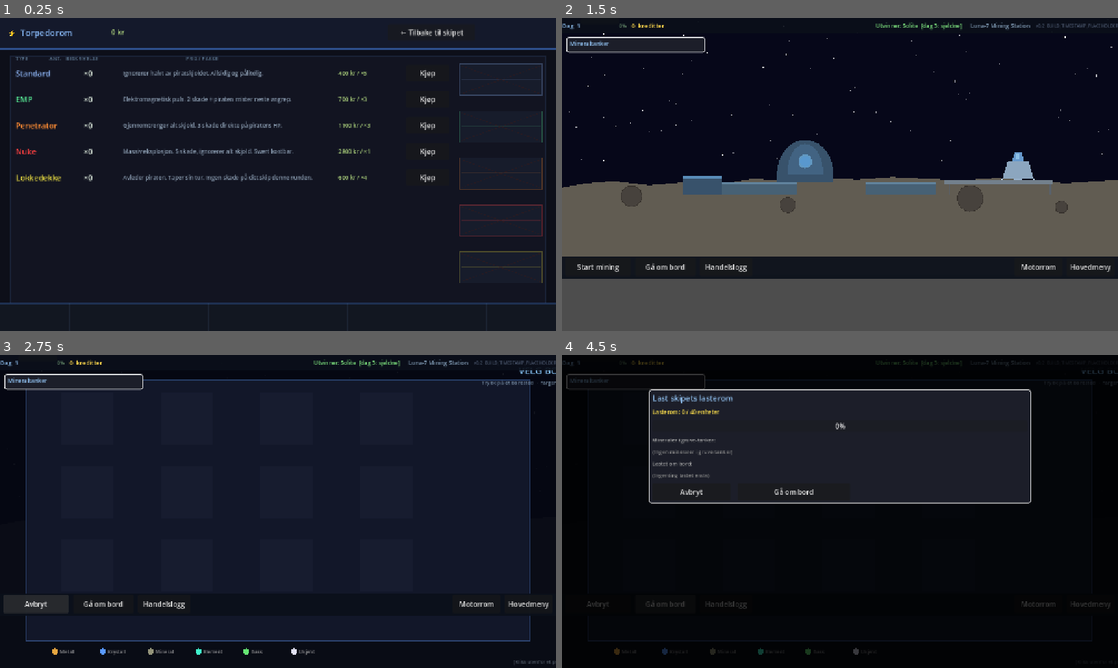
Above: before the commit, frames 1-4 (two rows, left to right).
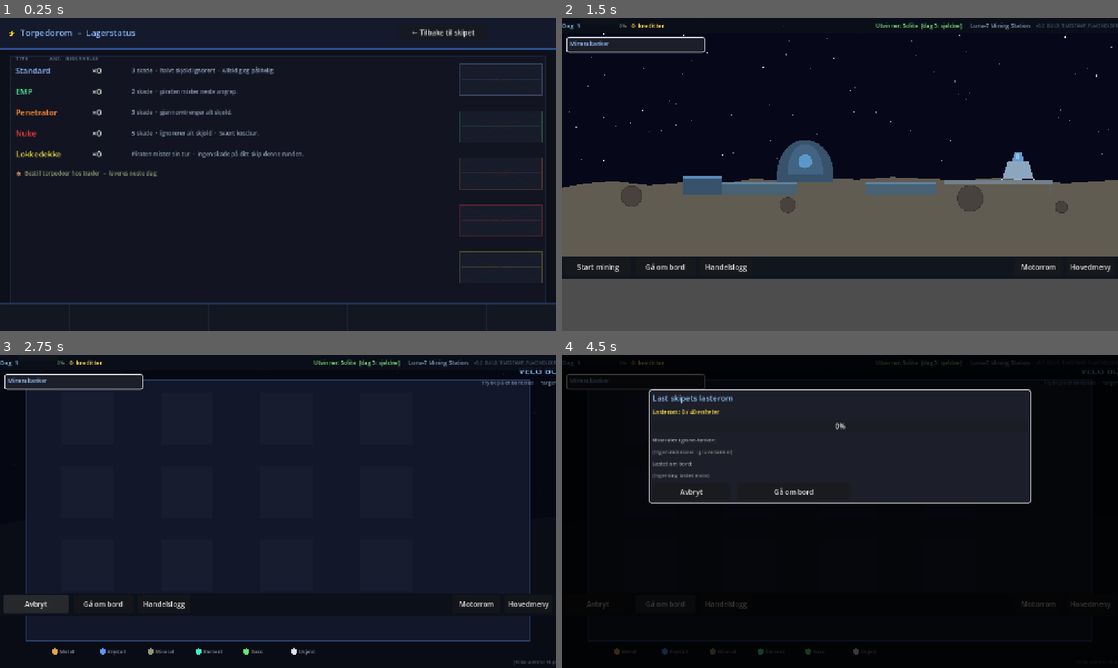
Above: after the commit, the same moments.

Repository: hansarne-lang/bruktbutikk
Game: Godot game, scene res://scenes/torpedo_room/TorpedoRoom.tscn
The game is run twice, just before and just after one commit, with the same random seed, the same clock (stepped at 60 frames per second) and the same inputs. This scene is started directly instead of the project's main scene.
Inputs:
- Up to frame 1 (0.25 s): no input
- Up to frame 2 (1.5 s): click "← Tilbake til skipet" at 0.5 s; click "← Tilbake til basen" at 1.25 s
- Up to frame 3 (2.75 s): click "Start mining" at 2 s
- Up to frame 4 (4.5 s): click "Avbryt" at 2.75 s; click "Start mining" at 3.5 s; click "Gå om bord" at 4.25 s

The runs differ from the first frame. In frame 1, 4.3% of the frame differs, in the area x 2-86%, y 3-53%; in frame 2, nothing differs; in frame 3, less than 0.1%; in frame 4, nothing differs.

Commit message:
refactor: torpedoer bestilles hos trader, TorpedoRoom er nå visning-bare

Diff:
--- a/scenes/torpedo_room/TorpedoRoom.tscn
+++ b/scenes/torpedo_room/TorpedoRoom.tscn
@@ -12,20 +12,11 @@
 theme_override_constants/separation = 24
 
 [node name="TitleLabel" type="Label" parent="UI/HUD"]
-text = "⚡  Torpedorom"
+text = "⚡  Torpedorom  –  Lagerstatus"
 theme_override_font_sizes/font_size = 20
 theme_override_colors/font_color = Color(0.55, 0.75, 1.0, 1)
 
 [node name="HudSpacer" type="Control" parent="UI/HUD"]
-layout_mode = 2
-custom_minimum_size = Vector2(40, 0)
-
-[node name="CreditsLabel" type="Label" parent="UI/HUD"]
-text = "0 kr"
-theme_override_font_sizes/font_size = 16
-theme_override_colors/font_color = Color(0.7, 0.85, 0.5, 1)
-
-[node name="HudSpacer2" type="Control" parent="UI/HUD"]
 layout_mode = 2
 custom_minimum_size = Vector2(560, 0)
 
@@ -35,16 +26,10 @@
 
 [node name="HeaderLine" type="Label" parent="UI"]
 position = Vector2(36, 84)
-text = "TYPE                ANT.   BESKRIVELSE                                                                 PRIS / PAKKE"
+text = "TYPE                ANT.   BESKRIVELSE"
 theme_override_font_sizes/font_size = 12
 theme_override_colors/font_color = Color(0.35, 0.45, 0.55, 1)
 
 [node name="TorpedoList" type="VBoxContainer" parent="UI"]
 position = Vector2(36, 108)
 theme_override_constants/separation = 22
-
-[node name="FeedbackLabel" type="Label" parent="UI"]
-position = Vector2(36, 668)
-visible = false
-text = ""
-theme_override_font_sizes/font_size = 16
--- a/scripts/torpedo_room/TorpedoRoom.gd
+++ b/scripts/torpedo_room/TorpedoRoom.gd
@@ -1,62 +1,29 @@
 extends Node2D
 ## Void Miner – Torpedorom
-## Kjøp og administrer ulike torpedotyper.
+## Viser nåværende torpedolager.
+## Torpedoer bestilles hos trader og leveres neste dag.
 
 const TORPEDO_CATALOG := [
-	{
-		"id":   "standard",
-		"name": "Standard",
-		"desc": "Ignorerer halvt av piratskjoldet. Allsidig og pålitelig.",
-		"col":  Color(0.55, 0.70, 0.95),
-		"qty":  5,
-		"cost": 400,
-	},
-	{
-		"id":   "emp",
-		"name": "EMP",
-		"desc": "Elektromagnetisk puls. 2 skade + piraten mister neste angrep.",
-		"col":  Color(0.35, 0.95, 0.60),
-		"qty":  3,
-		"cost": 700,
-	},
-	{
-		"id":   "penetrator",
-		"name": "Penetrator",
-		"desc": "Gjennomtrenger alt skjold. 3 skade direkte på piratens HP.",
-		"col":  Color(1.00, 0.55, 0.20),
-		"qty":  3,
-		"cost": 1100,
-	},
-	{
-		"id":   "nuke",
-		"name": "Nuke",
-		"desc": "Massiv eksplosjon. 5 skade, ignorerer alt skjold. Svært kostbar.",
-		"col":  Color(1.00, 0.25, 0.25),
-		"qty":  1,
-		"cost": 2800,
-	},
-	{
-		"id":   "decoy",
-		"name": "Lokkedekke",
-		"desc": "Avleder piraten. Taper sin tur. Ingen skade på ditt skip denne runden.",
-		"col":  Color(0.90, 0.85, 0.25),
-		"qty":  4,
-		"cost": 600,
-	},
+	{"id": "standard",   "name": "Standard",    "col": Color(0.55, 0.70, 0.95),
+	 "desc": "3 skade  ·  halvt skjold ignorert  ·  Allsidig og pålitelig."},
+	{"id": "emp",        "name": "EMP",         "col": Color(0.35, 0.95, 0.60),
+	 "desc": "2 skade  ·  piraten mister neste angrep."},
+	{"id": "penetrator", "name": "Penetrator",  "col": Color(1.00, 0.55, 0.20),
+	 "desc": "3 skade  ·  gjennomtrenger alt skjold."},
+	{"id": "nuke",       "name": "Nuke",        "col": Color(1.00, 0.25, 0.25),
+	 "desc": "5 skade  ·  ignorerer alt skjold  ·  Svært kostbar."},
+	{"id": "decoy",      "name": "Lokkedekke",  "col": Color(0.90, 0.85, 0.25),
+	 "desc": "Piraten mister sin tur  ·  ingen skade på ditt skip denne runden."},
 ]
 
 var _time         : float = 0.0
-var _feedback_t   : float = 0.0
 var _count_labels : Array = []
 
-@onready var credits_lbl  : Label          = $UI/HUD/CreditsLabel
-@onready var list_vbox    : VBoxContainer  = $UI/TorpedoList
-@onready var feedback_lbl : Label          = $UI/FeedbackLabel
+@onready var list_vbox : VBoxContainer = $UI/TorpedoList
 
 func _ready() -> void:
 	$UI/HUD/BackButton.pressed.connect(_go_back)
 	_build_list()
-	_refresh_credits()
 
 func _build_list() -> void:
 	_count_labels.clear()
@@ -64,15 +31,15 @@
 		var row := HBoxContainer.new()
 		row.add_theme_constant_override("separation", 16)
 
-		# Name
+		# Navn
 		var nm := Label.new()
-		nm.custom_minimum_size = Vector2(140, 0)
+		nm.custom_minimum_size = Vector2(160, 0)
 		nm.add_theme_font_size_override("font_size", 18)
 		nm.add_theme_color_override("font_color", tt["col"])
 		nm.text = tt["name"]
 		row.add_child(nm)
 
-		# Current count
+		# Nåværende beholdning
 		var cnt := Label.new()
 		cnt.custom_minimum_size = Vector2(75, 0)
 		cnt.add_theme_font_size_override("font_size", 18)
@@ -80,33 +47,22 @@
 		_count_labels.append(cnt)
 		row.add_child(cnt)
 
-		# Description
+		# Beskrivelse
 		var dsc := Label.new()
-		dsc.custom_minimum_size = Vector2(480, 0)
+		dsc.custom_minimum_size = Vector2(600, 0)
 		dsc.add_theme_font_size_override("font_size", 13)
 		dsc.add_theme_color_override("font_color", Color(0.55, 0.62, 0.70))
 		dsc.text = tt["desc"]
 		row.add_child(dsc)
 
-		# Cost label
-		var cst := Label.new()
-		cst.custom_minimum_size = Vector2(140, 0)
-		cst.add_theme_font_size_override("font_size", 13)
-		cst.add_theme_color_override("font_color", Color(0.70, 0.85, 0.50))
-		cst.text = "%d kr / ×%d" % [tt["cost"], tt["qty"]]
-		row.add_child(cst)
+		list_vbox.add_child(row)
 
-		# Buy button
-		var btn := Button.new()
-		btn.text = "Kjøp"
-		btn.custom_minimum_size = Vector2(100, 38)
-		var ttype : String = tt["id"]
-		var qty   : int    = tt["qty"]
-		var cost  : int    = tt["cost"]
-		btn.pressed.connect(func(): _buy(ttype, qty, cost))
-		row.add_child(btn)
-
-		list_vbox.add_child(row)
+	# Info-linje nederst
+	var info := Label.new()
+	info.text = "📦  Bestill torpedoer hos trader  –  leveres neste dag"
+	info.add_theme_font_size_override("font_size", 13)
+	info.add_theme_color_override("font_color", Color(0.6, 0.7, 0.5, 0.8))
+	list_vbox.add_child(info)
 
 	_refresh_counts()
 
@@ -116,33 +72,11 @@
 		var cnt : int = td.get(TORPEDO_CATALOG[i]["id"], 0)
 		_count_labels[i].text = "×%d" % cnt
 
-func _refresh_credits() -> void:
-	credits_lbl.text = "%d kr" % SaveManager.game_data.get("credits", 0)
-
-func _buy(ttype: String, qty: int, cost: int) -> void:
-	if SaveManager.buy_torpedoes(ttype, qty, cost):
-		_refresh_counts()
-		_refresh_credits()
-		_set_feedback("✅  Kjøpt %s ×%d" % [ttype, qty], Color(0.3, 1.0, 0.4))
-	else:
-		_set_feedback("❌  Ikke nok kreditter!", Color(1.0, 0.4, 0.3))
-
-func _set_feedback(msg: String, col: Color) -> void:
-	feedback_lbl.text = msg
-	feedback_lbl.add_theme_color_override("font_color", col)
-	feedback_lbl.visible = true
-	_feedback_t = 2.5
-
 func _go_back() -> void:
-	SaveManager.save_game()
 	get_tree().change_scene_to_file("res://scenes/sprite_room/SpriteRoom.tscn")
 
 func _process(delta: float) -> void:
 	_time += delta
-	if _feedback_t > 0.0:
-		_feedback_t -= delta
-		if _feedback_t <= 0.0:
-			feedback_lbl.visible = false
 	queue_redraw()
 
 func _draw() -> void:
--- a/scripts/trader_office/TraderOffice.gd
+++ b/scripts/trader_office/TraderOffice.gd
@@ -87,6 +87,22 @@
 	{"id": "shield_lvl3",     "name": "Skjold Nivå 3",
 	 "desc": "Blokkerer 3 skade per piratangrep – nesten ugjennomtrengelig",
 	 "cost": 8000, "days": 3, "type": "upgrade"},
+	# ── Torpedoer ────────────────────────────────────────────────
+	{"id": "torp_standard",   "name": "Standard-torpedoer  ×5",
+	 "desc": "3 skade, halvt skjold ignorert.  Allsidig og pålitelig.",
+	 "cost": 400,  "days": 1, "type": "torpedo", "torpedo_qty": 5},
+	{"id": "torp_emp",        "name": "EMP-torpedoer  ×3",
+	 "desc": "2 skade + piraten mister neste angrep.",
+	 "cost": 700,  "days": 1, "type": "torpedo", "torpedo_qty": 3},
+	{"id": "torp_penetrator", "name": "Penetrator-torpedoer  ×3",
+	 "desc": "3 skade, gjennomtrenger alt skjold.",
+	 "cost": 1100, "days": 2, "type": "torpedo", "torpedo_qty": 3},
+	{"id": "torp_nuke",       "name": "Nuke-torpedoer  ×1",
+	 "desc": "5 skade, ignorerer alt skjold. Svært kostbar.",
+	 "cost": 2800, "days": 2, "type": "torpedo", "torpedo_qty": 1},
+	{"id": "torp_decoy",      "name": "Lokkedekke-torpedoer  ×4",
+	 "desc": "Piraten mister sin tur. Ingen skade på ditt skip.",
+	 "cost": 600,  "days": 1, "type": "torpedo", "torpedo_qty": 4},
 	# ── Forbruksvarer ────────────────────────────────────────────
 	{"id": "buy_fuel",     "name": "Drivstoff  (+10 enheter)",
 	 "desc": "Fyller på 10 enheter drivstoff",      "cost": 300,  "days": 0, "type": "consumable"},
@@ -304,7 +320,7 @@
 			already_have = d.get("laser_cannons", 1) >= 3
 		elif item["type"] == "upgrade":
 			already_have = d.get(iid, false)
-		# "consumable" – aldri already_have, kan alltid kjøpes
+		# "torpedo" og "consumable" – aldri already_have, kan alltid kjøpes
 
 		if already_have:
 			info.text = "%s – %s" % [item["name"], item["desc"]]
@@ -317,7 +333,13 @@
 			btn.text     = "Bestilt – dag %d" % pending_order.get("deliver_day", 0)
 			btn.disabled = true
 		else:
-			if days == 0 and item.get("type", "") == "consumable":
+			if item.get("type", "") == "torpedo":
+				var ttype  : String = iid.substr(5)   # "torp_standard" → "standard"
+				var cur_td : int    = d.get("torpedoes", {}).get(ttype, 0)
+				info.text = "%s – %s  (%d kr,  %d dag%s)  [beholdning: %d]" % [
+					item["name"], item["desc"], cost, days,
+					"er" if days > 1 else "", cur_td]
+			elif days == 0 and item.get("type", "") == "consumable":
 				var cur_val : int = 0
 				if iid == "buy_fuel":     cur_val = d.get("fuel", 0)
 				elif iid == "buy_supplies": cur_val = d.get("supplies", 0)
@@ -368,6 +390,8 @@
 	if item.has("comp_id"):
 		extra["comp_id"]   = item["comp_id"]
 		extra["new_level"] = item.get("new_level", 2)
+	if item.has("torpedo_qty"):
+		extra["qty"] = item["torpedo_qty"]
 	SaveManager.place_order(
 		item["id"], item["name"], cost, item["days"], extra)
 	SaveManager.save_game()
Not shown, added: scripts/end_game/EndGame.gd.uid
Not shown, added: scripts/future_plans/FuturePlans.gd.uid
Not shown, added: scripts/pirate_combat/PirateCombat.gd.uid
Not shown, added: scripts/torpedo_room/TorpedoRoom.gd.uid
